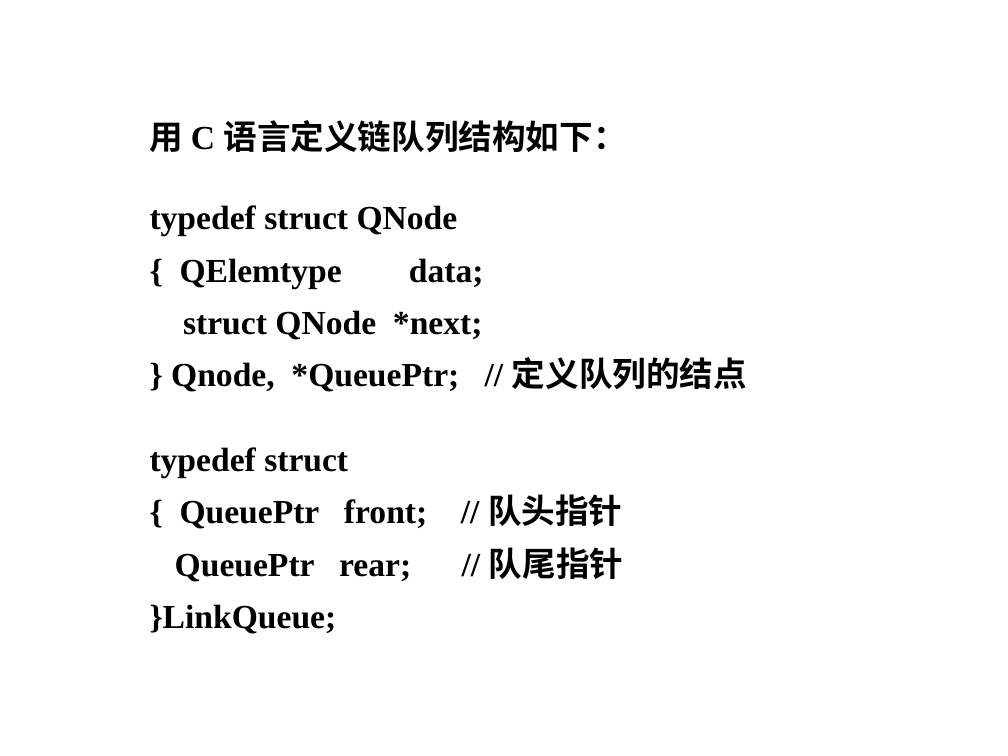
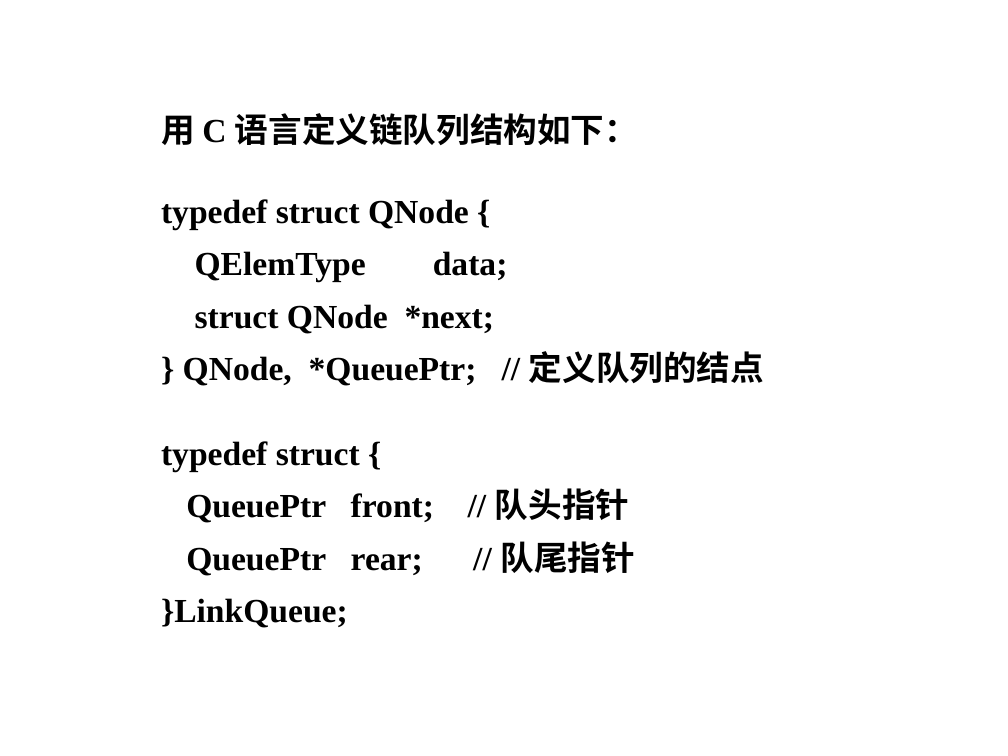
Before and after one commit to Gempittance/Data_Structur_Build, a slide deck: slide 35 of 数据结构PPT/ds3.pptx. Drawn at 1008x756 pixels with LibreOffice and Linux fonts; fonts in the diff are those of the drawing; background and template pictures are left out. Boxes give left, top, right and bottom in pixels: in the first picture for what was removed or moved away, otherwise in the second. Text is boxed around its words. In the diff, an @@ line names an element or a change of style, - is before the commit and + after.

```diff
--- a/数据结构PPT/ds3.pptx
+++ b/数据结构PPT/ds3.pptx
@@ text "用 C 语言定义链队列结构如下：": place and size @@
-text "用 C 语言定义链队列结构如下：" at [150, 120, 747, 582]
+text "用 C 语言定义链队列结构如下：" at [161, 113, 764, 576]
@@ text at [161, 199, 508, 282]: text changed @@
-typedef struct QNode
-{ QElemtype data;
+typedef struct QNode {
+QElemType data;
@@ text at [161, 351, 764, 523]: text changed @@
-} Qnode, *QueuePtr; // 定义队列的结点
-typedef struct
-{ QueuePtr front; // 队头指针
+} QNode, *QueuePtr; // 定义队列的结点
+typedef struct {
+QueuePtr front; // 队头指针
```
Also in this commit, not shown: 5 other slides changed.
